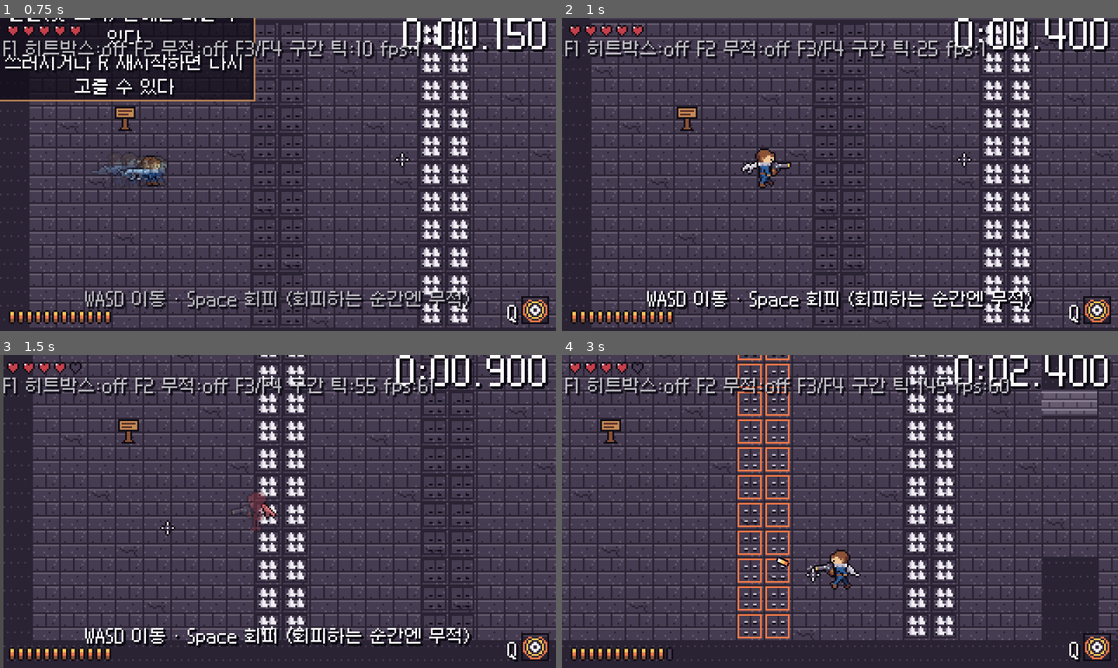
Above: before the commit, frames 1-4 (two rows, left to right).
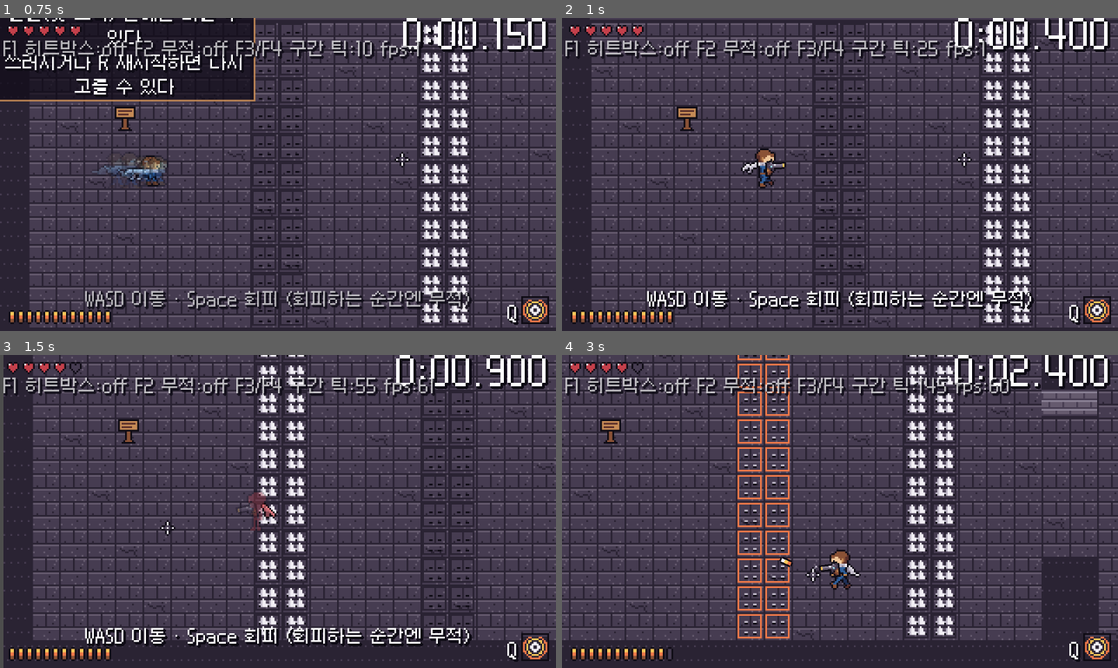
Above: after the commit, the same moments.

Repository: sadagu-0932/New
Game: Godot game, scene res://main.tscn
The game is run twice, just before and just after one commit, with the same random seed, the same clock (stepped at 60 frames per second) and the same inputs.
Inputs (mouse positions are in pixels of both pictures, inside the frame that each line leads up to):
- Up to frame 1 (0.75 s): tap Enter (menu_confirm) at 0.5 s; move the mouse to (400, 158) at 0.52 s; hold D (move_right) from 0.53 s (still down); tap Space (dodge) at 0.6 s; click (400, 158) at 0.67 s
- Up to frame 2 (1 s): keep holding D (move_right)
- Up to frame 3 (1.5 s): move the mouse to (166, 527) at 1.27 s; release D (move_right) at 1.28 s; hold S (move_down) from 1.28 s (still down); tap E (interact) at 1.35 s
- Up to frame 4 (3 s): move the mouse to (895, 442) at 2.02 s; release S (move_down) at 2.03 s; hold D (move_right) 2.03-2.78 s; right-click (895, 442) at 2.1 s; move the mouse to (812, 574) at 2.77 s; hold W (move_up) from 2.78 s (still down); click (812, 574) at 2.85 s

Frame 1 is identical in both runs. In frame 2, 0.1% of the frame differs, in the area x 36-42%, y 45-51%; in frame 3, less than 0.1%; in frame 4, 0.2%, in the area x 38-51%, y 64-71%.

Commit message:
떠 있는 총을 몸과 살짝 겹치게 (gun_orbit_radius 7 → 4, muzzle_offset 12 → 10)
Co-Authored-By: Claude Opus 5.5 <noreply@anthropic.com>
Claude-Session: https://claude.ai/code/session_01DgWHarJPQESHWgitdsXbZA

Diff:
--- a/data/feel.tres
+++ b/data/feel.tres
@@ -19,7 +19,7 @@
 cloak_backpedal_lean = -1.0
 view_switch_ratio = 1.2
 view_hysteresis = 0.2
-gun_orbit_radius = 7.0
+gun_orbit_radius = 4.0
 gun_hover_px = 0.75
 gun_hover_period_ticks = 90.0
 gun_recoil_px = 2.0
--- a/data/gun.tres
+++ b/data/gun.tres
@@ -9,5 +9,5 @@
 start_ammo = 12
 fire_interval_ticks = 8
 muzzle_height = 4.5
-muzzle_offset = 12.0
+muzzle_offset = 10.0
 projectile = ExtResource("2")
